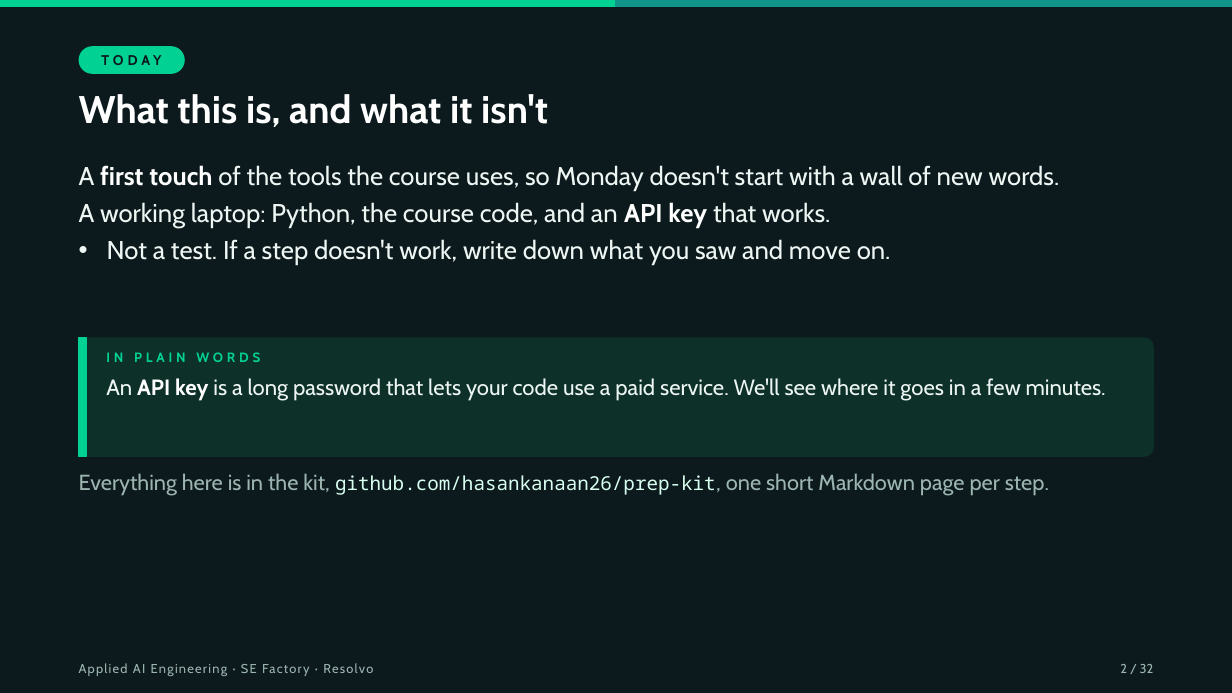
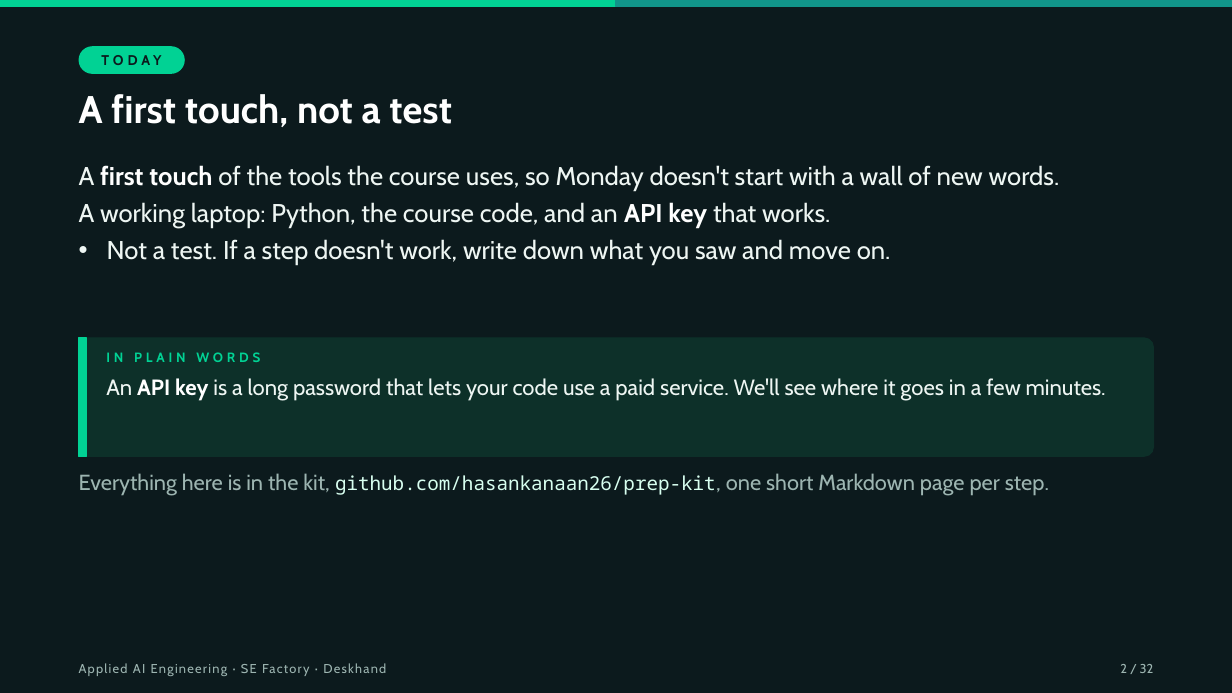
Before and after one commit to hasankanaan26/prep-kit, a slide deck: slide 2 of slides/session-00.pptx. Drawn at 1232x693 pixels with LibreOffice and Linux fonts; fonts in the diff are those of the drawing. Boxes give left, top, right and bottom in pixels: in the first picture for what was removed or moved away, otherwise in the second. Text is boxed around its words. In the diff, an @@ line names an element or a change of style, - is before the commit and + after.

```diff
--- a/slides/session-00.pptx
+++ b/slides/session-00.pptx
@@ text at [79, 94, 452, 127]: text changed @@
-What this is, and what it isn't
+A first touch, not a test
@@ text at [79, 663, 386, 676]: text changed @@
-Applied AI Engineering · SE Factory · Resolvo
+Applied AI Engineering · SE Factory · Deskhand
```
Also in this commit, not shown: 31 other slides changed, 6 other files.
